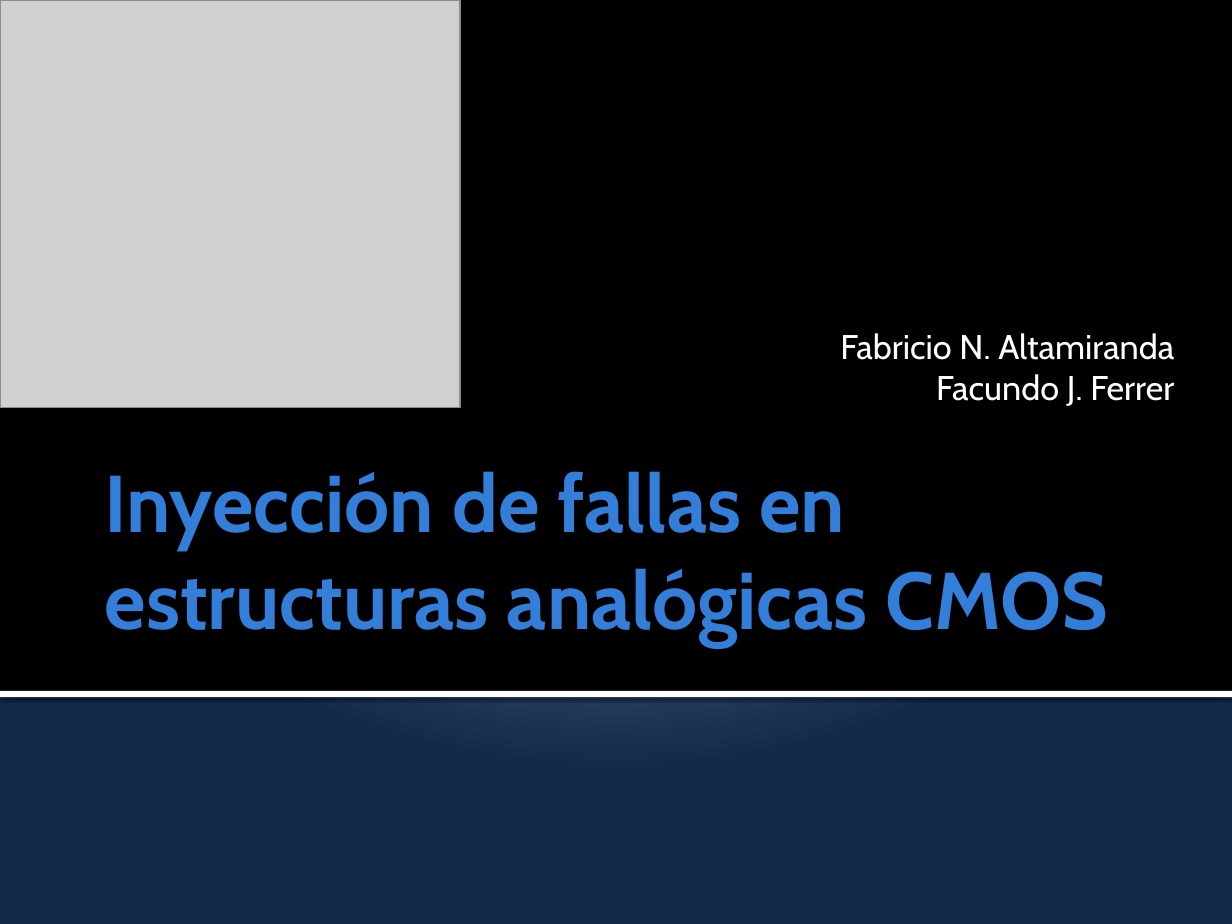
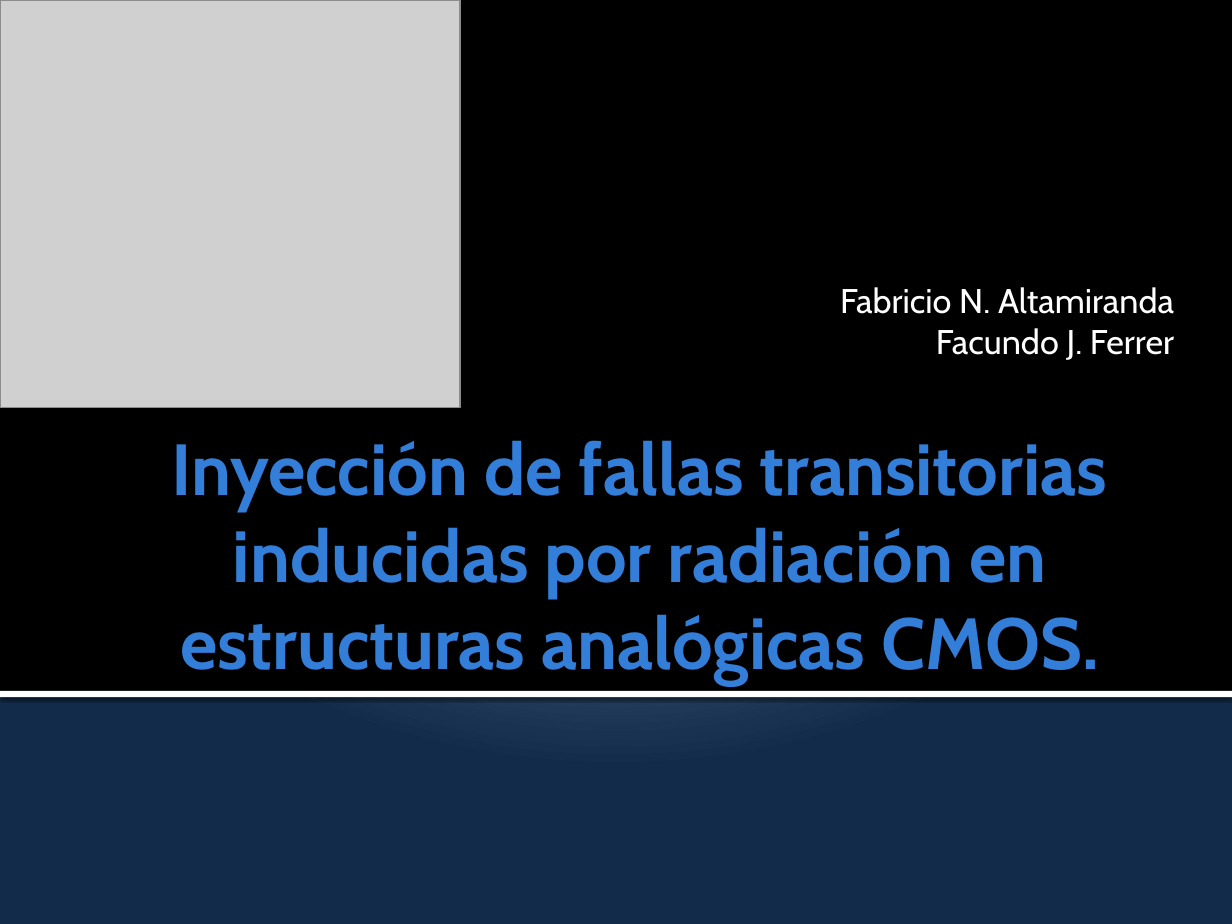
Before and after one commit to ginotkj/fiocs, a slide deck: slide 1 of Documentation/Documentacion/PRESENTACION_FABRI.pptx. Drawn at 1232x924 pixels with LibreOffice and Linux fonts; fonts in the diff are those of the drawing; grey boxes stand for pictures. Boxes give left, top, right and bottom in pixels: in the first picture for what was removed or moved away, otherwise in the second. Text is boxed around its words. In the diff, an @@ line names an element or a change of style, - is before the commit and + after.

```diff
--- a/Documentation/Documentacion/PRESENTACION_FABRI.pptx
+++ b/Documentation/Documentacion/PRESENTACION_FABRI.pptx
@@ subtitle "Fabricio N. Altamiranda": place and size @@
-subtitle "Fabricio N. Altamiranda" at [840,333,1174,406]
+subtitle "Fabricio N. Altamiranda" at [840,287,1174,360]
@@ title at [172,440,1107,685]: text changed; size 47 to 42.3 pt @@
-Inyección de fallas en estructuras analógicas CMOS
+Inyección de fallas transitorias inducidas por radiación en estructuras analógicas CMOS.
```
Also in this commit, not shown: 4 other slides changed, 4 slides added, 1 slide removed, 1 other file.
